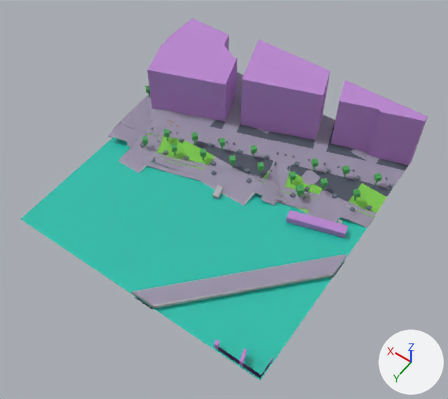
One commit to the glTF model public/maps/melbourne/chunks/2_-14.glb: the scene before it, then after it.
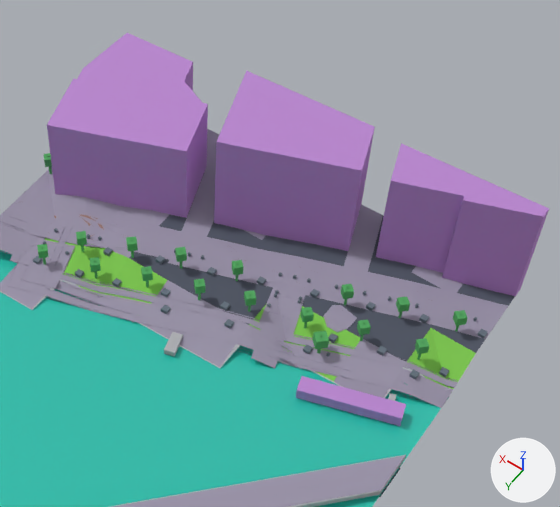
Each version is shown whole from a 50 mm lens placed at (195.6, 1761.5, 209.6), pointed at (287.2, 1633.2, 8.0), then close up on the part from 27% to 97% of the width and 0% to 71% of the height. The axes (+X, +Y, +Z) are drawn at lower right. The lights are the same throughout. The older version's two pictures come first. Where no turn or scale is listed for an object, it has been applied to the vertices. Vertices at exactly the same position are counted once.

In view in the first close-up: 'compiled-chunk'.
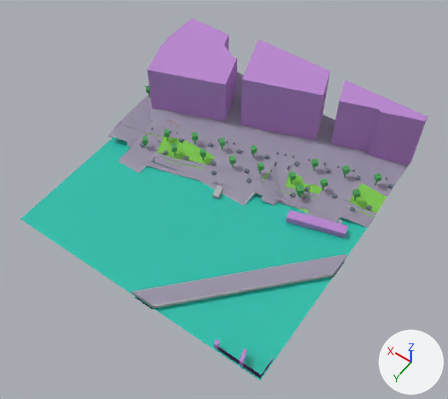
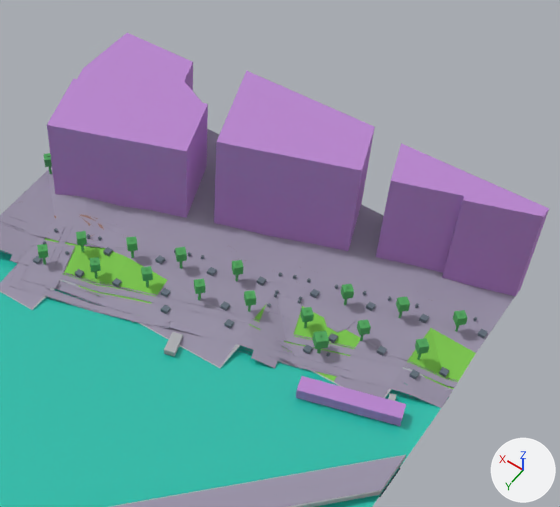
Where the change shows, as pixel boxes [x1, y1, x2, y2] in the close-ups (560 x 507 px):
part 1 of me_mesh_0, recoloured
    both: [48, 166, 515, 361]

The change in detail:
me_mesh_0 is used by ob_compiled_chunk; location (294.8, 1626.0, 16.0).
me_mesh_0 had 3644 vertices, 5549 faces and spanned x -60.8..60.8, y -60.0..60.0, z -17.5..17.5.
me_mesh_0 now has 3921 vertices, 5983 faces and spans x -60.8..60.8, y -60.0..60.0, z -17.5..17.5.
me_mesh_0 part 1: 48 faces spanning x -60.8..59.2, y -60.0..-12.0, z -11.8..-6.6 switch from mat_asphalt (greyish blue #4f5563) to mat_pavement (grey #9a93a8).
Edits to the shape of me_mesh_0 do not show in these pictures.
